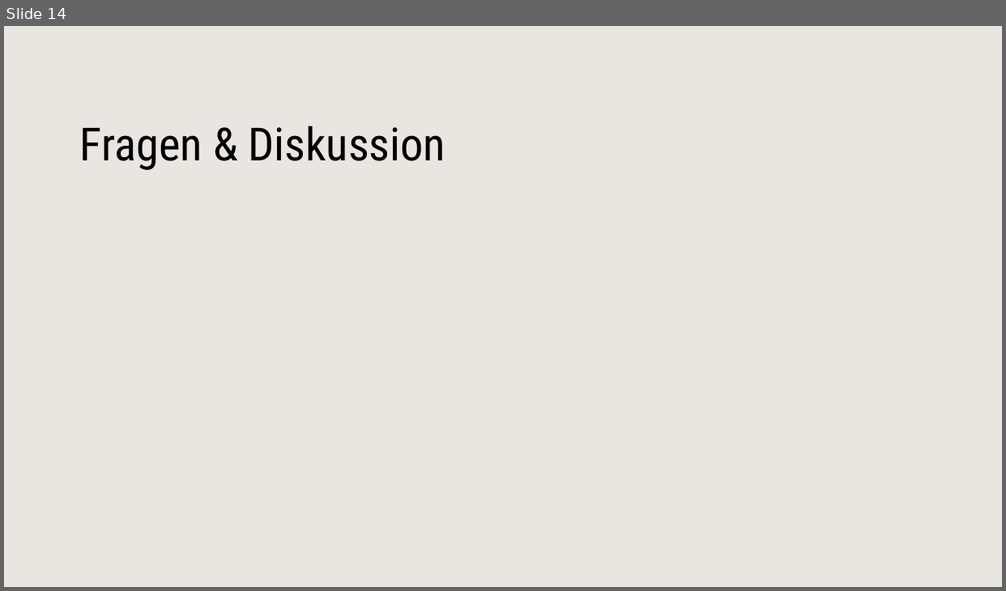
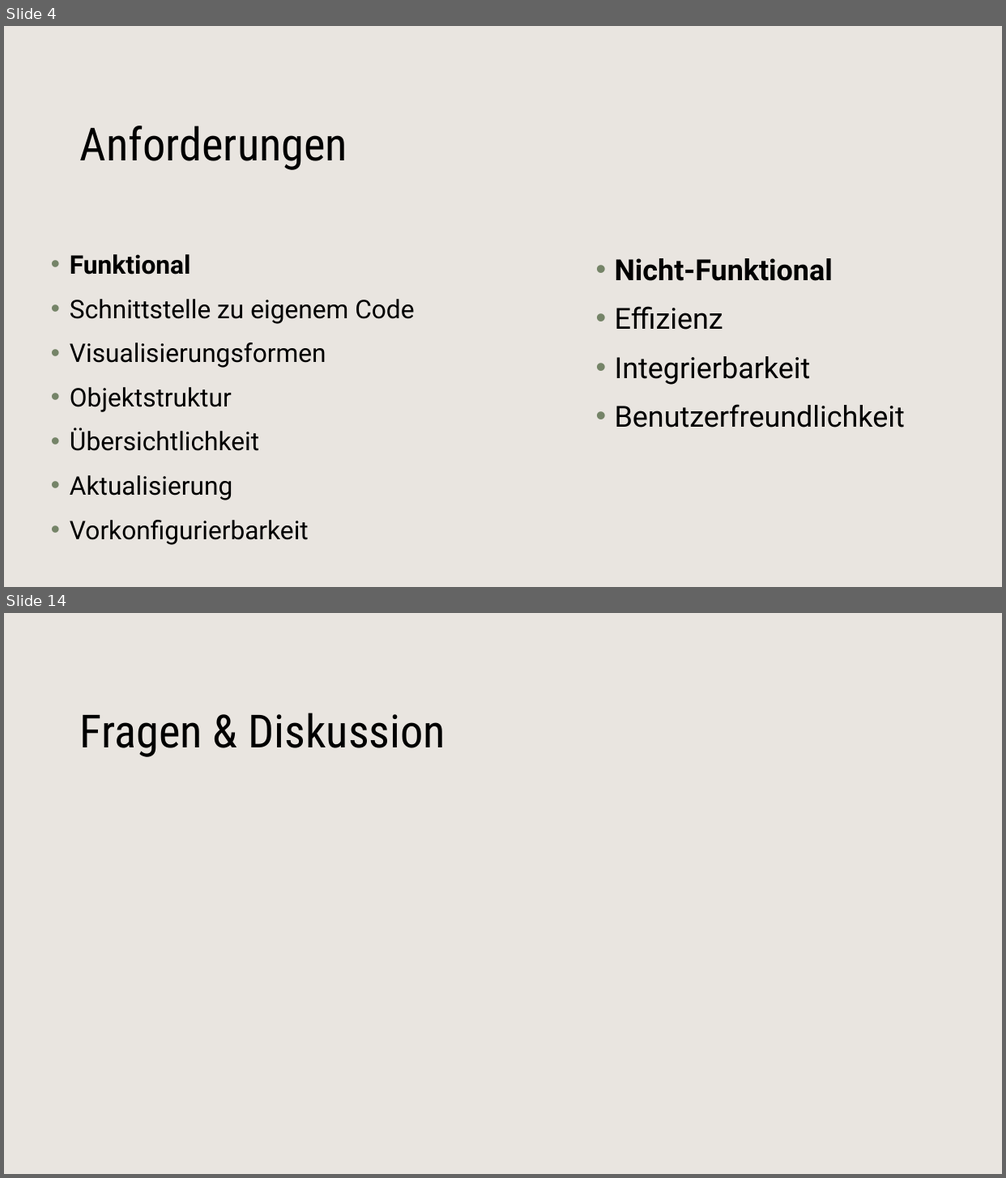
Before and after one commit to ZhRaL/MilitaryIdleGame, a slide deck: Skizzen/verteidigunspräsi.pptx. Shown one above the other, each under a label of ours: slide 14 before the commit, slides 4 and 14 after it; the slides between them are not shown. The pictures are 1006x591 and 1006x1178 pixels, drawn with LibreOffice and Linux fonts; fonts in the diff are those of the drawing; background and template pictures are left out. Boxes give left, top, right and bottom in pixels: in the first picture for what was removed or moved away, otherwise in the second. Text is boxed around its words. In the diff, an @@ line names an element or a change of style, - is before the commit and + after.

```diff
--- a/Skizzen/verteidigunspräsi.pptx
+++ b/Skizzen/verteidigunspräsi.pptx
@@ slide 4 added at (x1=4, y1=26, x2=1002, y2=587), background #FFFFFF; not listed: 1 template element that a slide beside it also shows @@
@@ text added at (x1=80, y1=126, x2=348, y2=170), 44 pt, text #000000 @@
+Anforderungen
@@ text added at (x1=70, y1=254, x2=414, y2=545), 24.6 pt, text #000000 @@
+• Funktional
+• Schnittstelle zu eigenem Code
+• Visualisierungsformen
+• Objektstruktur
+• Übersichtlichkeit
+• Aktualisierung
+• Vorkonfigurierbarkeit
@@ text added at (x1=615, y1=258, x2=905, y2=428), 28 pt, text #000000 @@
+• Nicht-Funktional
+• Effizienz
+• Integrierbarkeit
+• Benutzerfreundlichkeit
```
Also in this commit, not shown: 3 slides changed, 9 other slides added, 10 slides removed, 13 other files.
